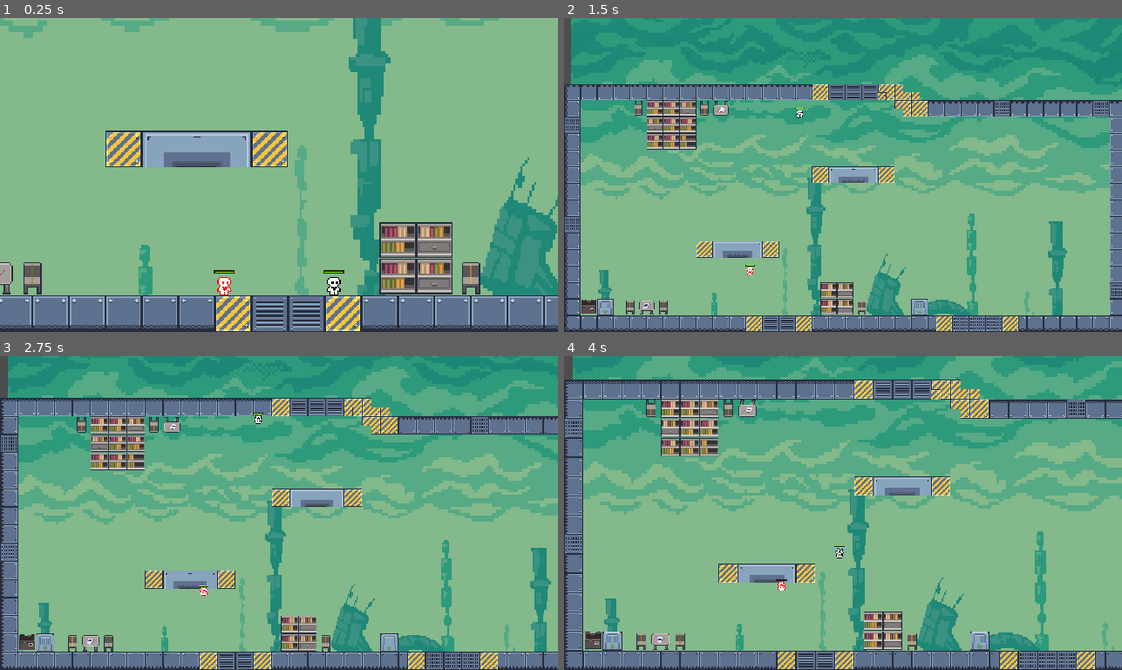
Above: before the commit, frames 1-4 (two rows, left to right).
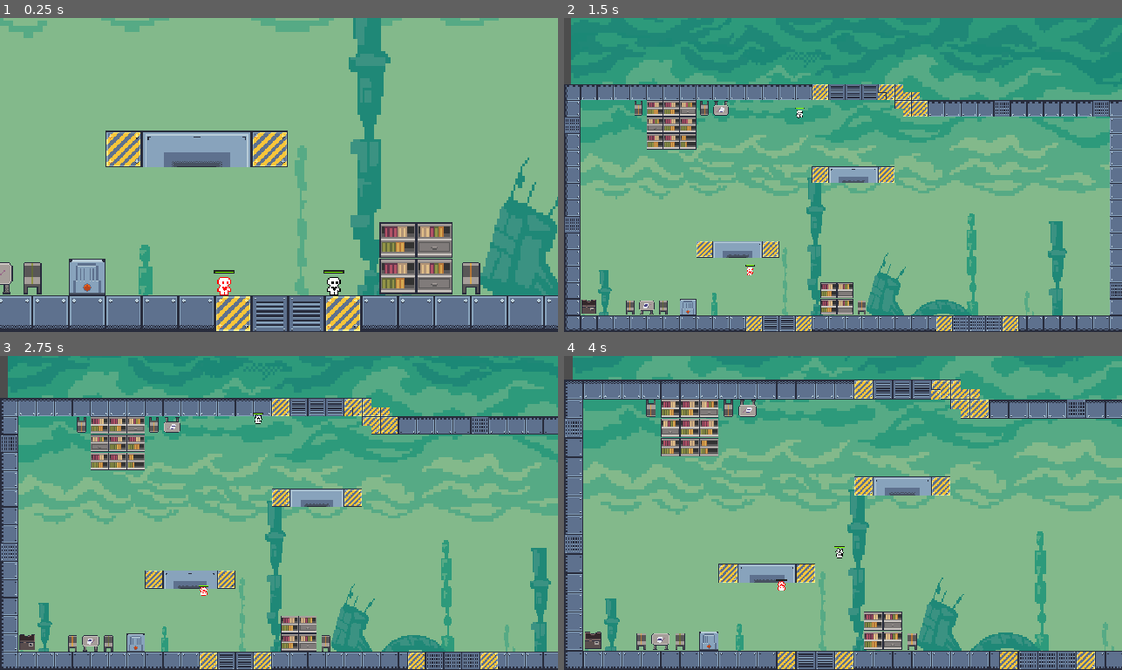
Above: after the commit, the same moments.

Repository: lance-374/TeamADHD
Game: Godot game, scene res://Levels/level_1.tscn
Same seed, same stepped clock (60 frames per second), same inputs: the game is played once before the commit and once after it.
Inputs:
- Up to frame 1 (0.25 s): no input
- Up to frame 2 (1.5 s): tap G (gravity) at 0.6, 1.35 s
- Up to frame 3 (2.75 s): tap G (gravity) at 2.1 s
- Up to frame 4 (4 s): tap G (gravity) at 2.85, 3.6 s

The runs differ from the first frame. In frame 1, 0.8% of the frame differs, in the area x 12-19%, y 76-89%; in frame 2, 0.5%; in frame 3, 0.6%; in frame 4, 0.6%.

Commit message:
implemented shootable gravity switch and changed bullet damage

Diff:
--- a/GravitySwitch.gd
+++ b/GravitySwitch.gd
@@ -1,11 +1,12 @@
 extends StaticBody2D
 
+@export var health = 20
+@onready var player_1 = $"../Player1"
+@onready var player_2 = $"../Player2"
 
-# Called when the node enters the scene tree for the first time.
-func _ready():
-	pass # Replace with function body.
-
-
-# Called every frame. 'delta' is the elapsed time since the previous frame.
-func _process(delta):
-	pass
+func update_health(h):
+	health = h
+	if health <= 0:
+		player_1.reverse_gravity()
+		player_2.reverse_gravity()
+		health = 20
--- a/Levels/level_1.gd
+++ b/Levels/level_1.gd
@@ -1,10 +1,12 @@
 extends Node2D
-
+var gravity = 1
+@onready var player_1 = $Player1
+@onready var player_2 = $Player2
 
 # Called when the node enters the scene tree for the first time.
 func _ready():
-	$MultiTargetCamera2D.add_target($Player1)
-	$MultiTargetCamera2D.add_target($Player2)
+	$MultiTargetCamera2D.add_target(player_1)
+	$MultiTargetCamera2D.add_target(player_2)
 
 	#var r = $TileMap.get_used_rect()
 	$MultiTargetCamera2D.limit_left = -416 #r.position.x * $TileMap.tile_set.tile_size.x
--- a/Levels/level_1.tscn
+++ b/Levels/level_1.tscn
@@ -8,6 +8,7 @@
 [ext_resource type="Script" path="res://Scripts/OutOfBounds.gd" id="5_x62no"]
 [ext_resource type="PackedScene" uid="uid://dgaoedv8knbnh" path="res://Objects/player_2.tscn" id="6_uk5v4"]
 [ext_resource type="PackedScene" uid="uid://cowuxagin5i37" path="res://Objects/multi_target_camera_2d.tscn" id="7_8beqw"]
+[ext_resource type="PackedScene" uid="uid://c2dh71qqifo2m" path="res://Objects/gravity_switch.tscn" id="9_8sgr7"]
 
 [sub_resource type="TileSetAtlasSource" id="TileSetAtlasSource_gr8o6"]
 texture = ExtResource("3_ldghs")
@@ -1029,7 +1030,7 @@
 tile_set = SubResource("TileSet_ch0ds")
 format = 2
 layer_0/name = "Ground"
-layer_0/tile_data = PackedInt32Array(-1245210, 0, 0, -117967 …(6504 unchanged characters)… 245169, 196608, 7, -1245168, 131072, 7, 393232, 786432, 4, 458768, 786432, 5, 393233, 851968, 4, 458769, 851968, 5, 458735, 1179648, 4, 524271, 1179648, 5, 458736, 1245184, 4, 524272, 1245184, 5, 524269, 786432, 3, 524270, 851968, 3, 458733, 786432, 2, 458734, 851968, 2, 458730, 786432, 4, 524266, 786432, 5, 458731, 851968, 4, 524267, 851968, 5, 458728, 917504, 14, 524264, 917504, 15 …(2962 unchanged characters)…
+layer_0/tile_data = PackedInt32Array(-1245210, 0, 0, -117967 …(6504 unchanged characters)… 245169, 196608, 7, -1245168, 131072, 7, 458735, 1179648, 4, 524271, 1179648, 5, 458736, 1245184, 4, 524272, 1245184, 5, 524269, 786432, 3, 524270, 851968, 3, 458733, 786432, 2, 458734, 851968, 2, 458728, 917504, 14, 524264, 917504, 15 …(2962 unchanged characters)…
 
 [node name="OutOfBounds" type="Area2D" parent="."]
 script = ExtResource("5_x62no")
@@ -1066,4 +1067,7 @@
 
 [node name="MultiTargetCamera2D" parent="." instance=ExtResource("7_8beqw")]
 
+[node name="GravitySwitch" parent="." groups=["gravity"] instance=ExtResource("9_8sgr7")]
+position = Vector2(-176, 112)
+
 [connection signal="body_entered" from="OutOfBounds" to="OutOfBounds" method="_on_body_entered"]
--- a/Objects/gravity_switch.tscn
+++ b/Objects/gravity_switch.tscn
@@ -5,6 +5,7 @@
 [ext_resource type="Texture2D" uid="uid://bet80bmcridai" path="res://Assets/gravity_switch_on.png" id="3_f4107"]
 
 [sub_resource type="RectangleShape2D" id="RectangleShape2D_w6o0u"]
+size = Vector2(32, 32)
 
 [sub_resource type="AtlasTexture" id="AtlasTexture_bny87"]
 atlas = ExtResource("2_vacwl")
--- a/Scripts/Bullet.gd
+++ b/Scripts/Bullet.gd
@@ -4,7 +4,7 @@
 
 @onready var sprite_2d = $Sprite2D
 @onready var collision_shape_2d = $CollisionShape2D
-@export var damage = 5
+@export var damage = 1
 
 
 var facing_left = false
@@ -21,12 +21,12 @@
 	if speed.x > 0:
 		facing_left = false
 	rotation_degrees = angle
-	#print(angle)
 	sprite_2d.rotation_degrees = angle
 	collision_shape_2d.rotation_degrees = angle
 
 func _on_body_entered(body):
-	if body.is_in_group('players'):
-		body.update_health(body.health-damage)
-		#get_tree().quit(0)
+	if body.is_in_group("players"):
+		body.update_health(body.health - damage)
+	elif body.is_in_group("gravity"):
+		body.update_health(body.health - damage)
 	queue_free()
Not shown: 1 places in Levels/level_1.tscn that only renumber resources
